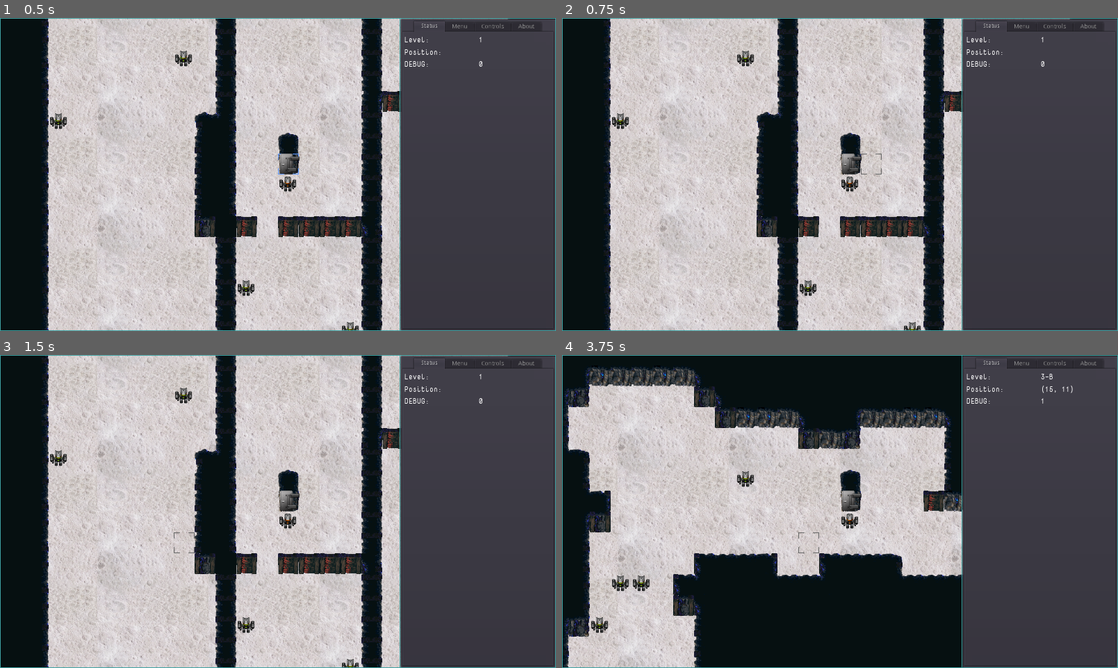
Above: before the commit, frames 1-4 (two rows, left to right).
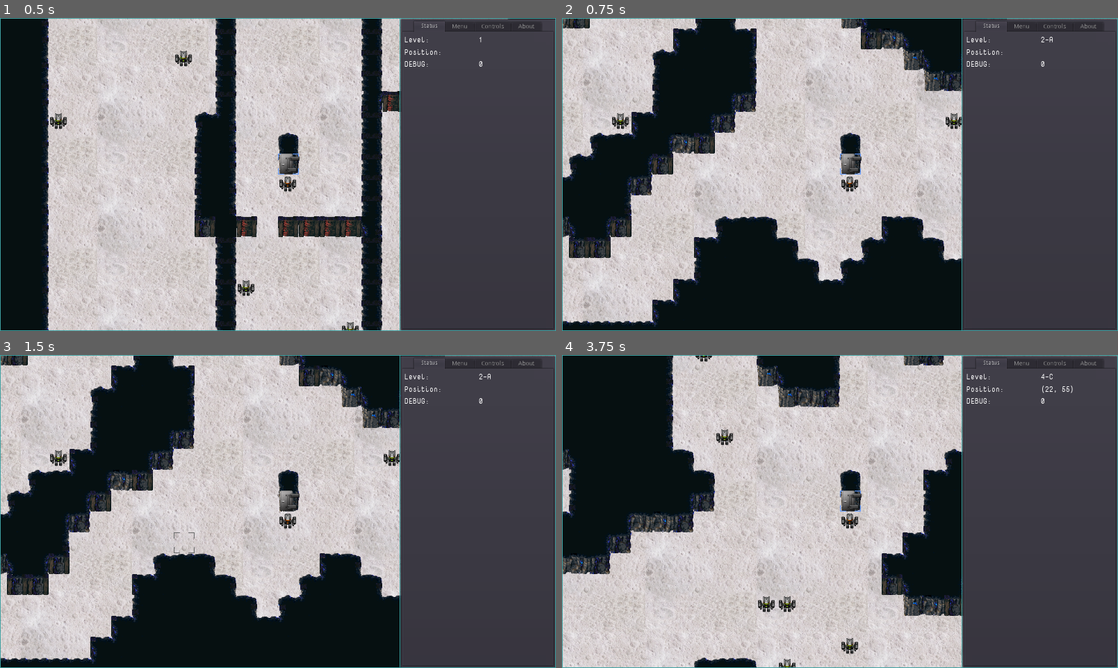
Above: after the commit, the same moments.

Repository: sarrowsmith/quasidroid
Game: Godot game, scene res://Main.tscn
Two runs of this game, one before a commit and one after it. Both use one fixed random seed, a clock stepped at 60 frames per second and the inputs below.
Inputs (mouse positions are in pixels of both pictures, inside the frame that each line leads up to):
- Up to frame 1 (0.5 s): no input
- Up to frame 2 (0.75 s): tap Enter at 0.5 s; move the mouse to (962, 158) at 0.52 s; hold D (cursor_right) from 0.53 s (still down); tap O at 0.6 s; click (962, 158) at 0.67 s
- Up to frame 3 (1.5 s): tap P at 0.8, 1.35 s; tap Delete (map_reset) at 1.25 s; move the mouse to (166, 527) at 1.27 s; release D (cursor_right) at 1.28 s; hold S (cursor_down) from 1.28 s (still down)
- Up to frame 4 (3.75 s): tap Z at 1.55, 2.1 s; tap Delete (map_reset) at 2, 2.75, 3.5 s; move the mouse to (895, 442) at 2.02 s; release S (cursor_down) at 2.03 s; hold D (cursor_right) 2.03-2.78 s; tap X at 2.3, 2.85 s; move the mouse to (812, 574) at 2.77 s; hold W (cursor_up) 2.78-3.53 s; click (812, 574) at 2.92 s; tap O at 3.05, 3.6 s; move the mouse to (1006, 558) at 3.52 s; hold A (cursor_left) from 3.53 s (still down)

Frame 1 is identical in both runs. In frame 2, 42% of the frame differs, in the area x 0-100%, y 0-100%; in frame 3, 42%; in frame 4, 45%.

Commit message:
Draw weapon

Diff:
--- a/Main.gd
+++ b/Main.gd
@@ -48,9 +48,9 @@
 		match event.scancode:
 			KEY_U:
 				level = $World.active_level.parent
-			KEY_Z:
+			KEY_O:
 				level = $World.active_level.children[0]
-			KEY_X:
+			KEY_P:
 				level = $World.active_level.children[1]
 		change_level(level)
 
--- a/Main.tscn
+++ b/Main.tscn
@@ -134,8 +134,15 @@
 margin_top = 0.0
 margin_right = 338.0
 margin_bottom = 23.0
-label = "Move"
+label = "Move/Fire"
 default = "H, J, K, L"
+
+[node name="LabelledValue8" parent="View/Panel/VSplitContainer/TabContainer/Controls" instance=ExtResource( 5 )]
+margin_top = 0.0
+margin_right = 338.0
+margin_bottom = 23.0
+label = "Toggle weapon"
+default = "Z"
 
 [node name="LabelledValue6" parent="View/Panel/VSplitContainer/TabContainer/Controls" instance=ExtResource( 5 )]
 margin_top = 0.0
@@ -176,7 +183,7 @@
 margin_right = 338.0
 margin_bottom = 131.0
 label = "Level down"
-default = "Z, X"
+default = "O, P"
 
 [node name="About" type="VBoxContainer" parent="View/Panel/VSplitContainer/TabContainer"]
 visible = false
--- a/robots/Player.gd
+++ b/robots/Player.gd
@@ -4,10 +4,14 @@
 signal move(position)
 
 
+var equipped = false
+
+
 func _ready():
 	base = "0"
 	moveable = true
-	set_sprite()
+	equipment["weapon"] = "Plasma"
+	equip(equipped)
 
 
 func _process(delta):
@@ -33,7 +37,16 @@
 		return
 	for e in move_map:
 		if InputMap.event_is_action(event, e):
+			if equipped:
+				fire(move_map[e])
+				break
 			move(move_map[e])
+	if event is InputEventKey and event.pressed:
+		match event.scancode:
+			KEY_Z:
+				equipped = not equipped
+				equip(equipped)
+				set_cursor()
 
 
 const cursor_types = {
@@ -55,7 +68,9 @@
 			if location.distance_squared_to(level.cursor.location) <= stats["move"]:
 				location_type = Level.Type.PLAYER
 		Level.Type.ROGUE:
-			if location.x == level.cursor.location.x or location.y == level.cursor.location.y:
+			if not equipped:
+				location_type = Level.Type.ACCESS
+			elif location.x == level.cursor.location.x or location.y == level.cursor.location.y:
 				if location.x == level.cursor.location.x:
 					for y in range(min(location.y, level.cursor.location.y), max(location.y, level.cursor.location.y)):
 						if y != location.y and y != level.cursor.location.y and level.location_type(Vector2(location.x, y)) != Level.Type.FLOOR:
--- a/robots/Robot.gd
+++ b/robots/Robot.gd
@@ -6,6 +6,7 @@
 var level = null
 var base = "2"
 var state = "Idle"
+var firing = "Idle"
 var facing = Vector2.DOWN
 var destination = Vector2.ZERO
 var sprite = null
@@ -18,6 +19,7 @@
 	move = 1
 }
 var moveable = false
+var dead = false
 
 
 func _process(_delta):
@@ -41,15 +43,16 @@
 	Vector2.LEFT: "Left",
 	Vector2.RIGHT: "Right",
 }
-func set_sprite(dead=false):
+func set_sprite():
 	if sprite:
 		sprite.set_visible(false)
-	var path = "%s/%s" % [state, facing_map[facing]]
-	var robot = "Dead" if dead else base
+	if weapon:
+		weapon.set_visible(false)
+	var path = "Dead" if dead else base
 	if equipment.extras:
-		robot += "-X"
+		path += "-X"
 	if not dead:
-		path = "Robot/%s/%s" % [robot, path]
+		path = "Robot/%s/%s/%s" % [path, state, facing_map[facing]]
 	sprite = get_node(path)
 	sprite.set_visible(true)
 	if dead or equipment["weapon"] == null:
@@ -57,8 +60,13 @@
 			weapon.set_visible(false)
 			weapon = null
 		return
-	weapon = get_node("Weapons/%s/%s" % [equipment["weapon"], path])
-	weapon.set_visible(true)
+	weapon = get_node("Weapons/%s/%s/%s" % [equipment["weapon"], firing, facing_map[facing]])
+
+
+func equip(on):
+	set_sprite()
+	if weapon:
+		weapon.set_visible(on)
 
 
 func set_location(destination):
@@ -77,3 +85,9 @@
 			moveable = false
 			destination = target
 	set_sprite()
+
+func fire(direction):
+	facing = direction
+	var target = location + direction
+	firing = "Fire"
+	equip(false)
--- a/robots/Rogue.gd
+++ b/robots/Rogue.gd
@@ -2,4 +2,4 @@
 
 
 func _ready():
-	set_sprite()
+	equip(true)
